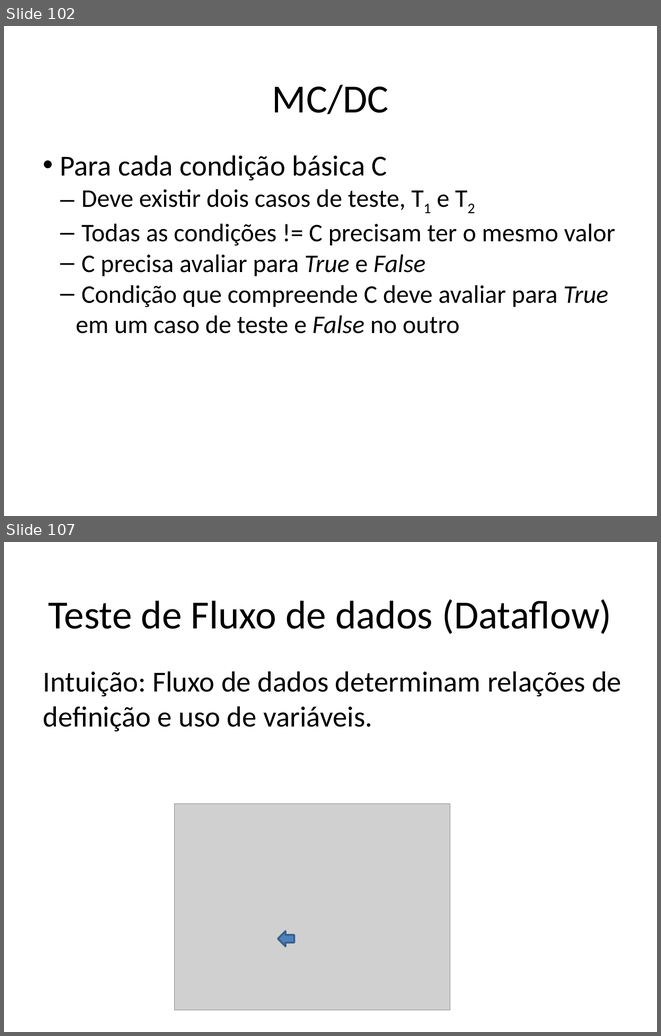
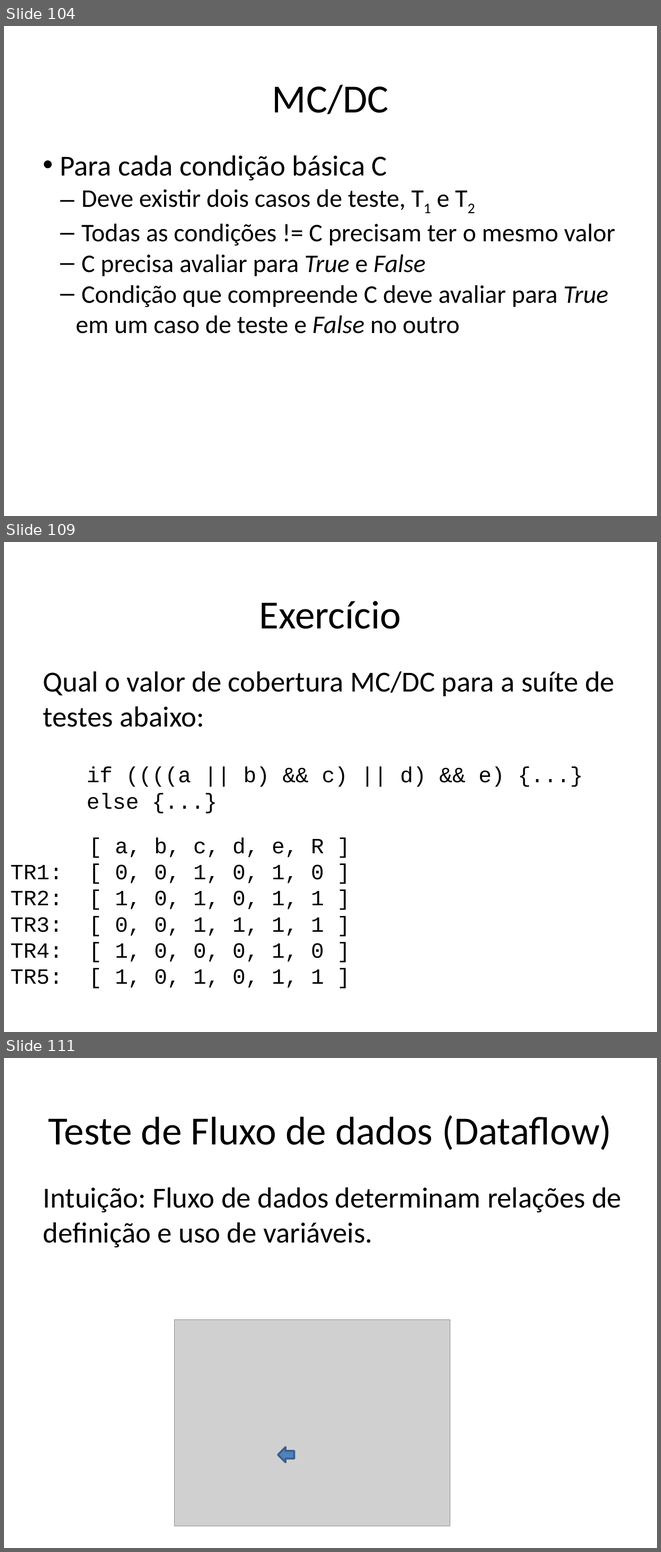
Before and after one commit to STAR-RG/testing-cin, a slide deck: slides.pptx. Shown one above the other, each under a label of ours: slides 102 and 107 before the commit, slides 104, 109 and 111 after it; the slides between them are not shown. The pictures are 661x1036 and 661x1552 pixels, drawn with LibreOffice and Linux fonts; fonts in the diff are those of the drawing; grey boxes stand for pictures. Boxes give left, top, right and bottom in pixels: in the first picture for what was removed or moved away, otherwise in the second. Text is boxed around its words. In the diff, an @@ line names an element or a change of style, - is before the commit and + after.

```diff
--- a/slides.pptx
+++ b/slides.pptx
@@ slide 109 added at (x1=4, y1=542, x2=657, y2=1032), background #FFFFFF @@
@@ text added at (x1=259, y1=601, x2=402, y2=629), 44 pt, text #000000 @@
+Exercício
@@ text added at (x1=43, y1=671, x2=615, y2=727), 32 pt, text #000000 @@
+Qual o valor de cobertura MC/DC para a suíte de testes abaixo:
@@ text added at (x1=87, y1=767, x2=504, y2=809), 24 pt, text #000000 @@
+if ((((a || b) && c) || d) && e) {...}
+else {...}
@@ text added at (x1=115, y1=837, x2=324, y2=988), 24 pt, text #000000 @@
+[ a, b, c, d, e, R ]
+TR1: [ 0, 0, 1, 0, 1, 0 ]
+TR2: [ 1, 0, 1, 0, 1, 1 ]
+TR3: [ 0, 0, 1, 1, 1, 1 ]
+TR4: [ 1, 0, 0, 0, 1, 0 ]
+TR5: [ 1, 0, 1, 0, 1, 1 ]
@@ what was slide 102 is now slide 104 @@
@@ what was slide 107 is now slide 111 @@
```
Also in this commit, not shown: 18 slides changed, 4 other slides added, 1 slide removed.
